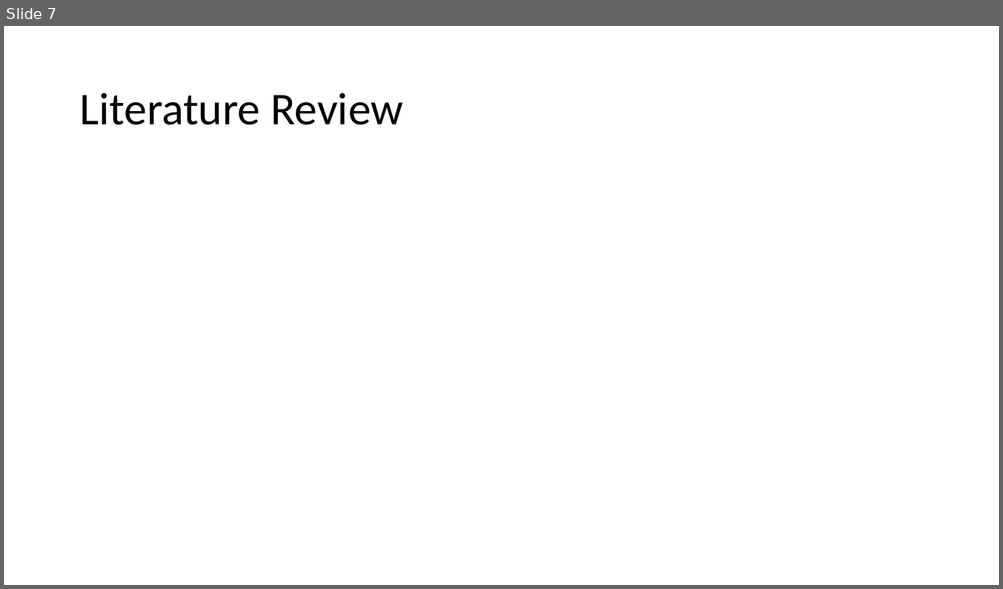
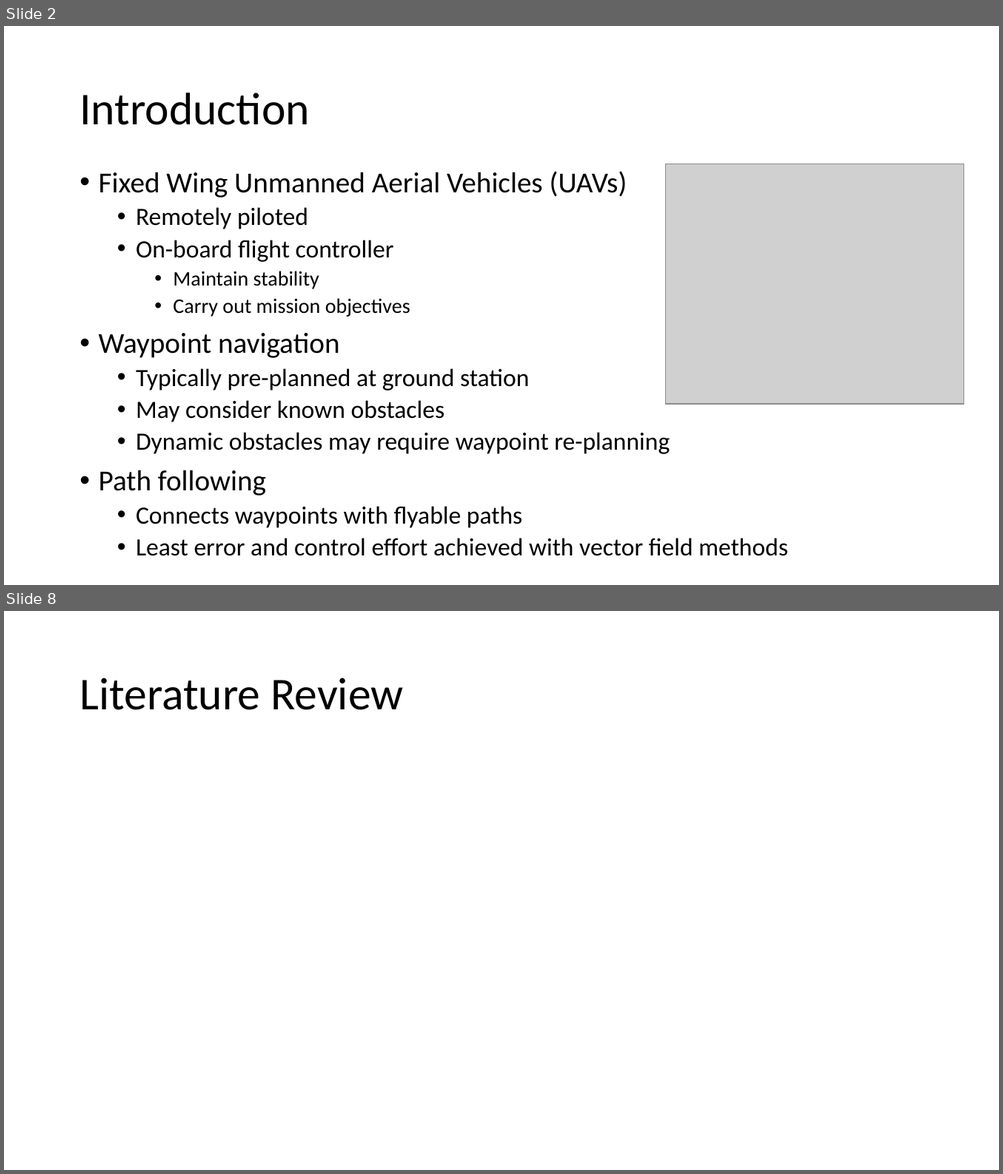
Before and after one commit to Flyingbobcats/thesisProposal2, a slide deck: Prop.pptx. Shown one above the other, each under a label of ours: slide 7 before the commit, slides 2 and 8 after it; the slides between them are not shown. The pictures are 1003x589 and 1003x1174 pixels, drawn with LibreOffice and Linux fonts; fonts in the diff are those of the drawing; grey boxes stand for pictures. Boxes give left, top, right and bottom in pixels: in the first picture for what was removed or moved away, otherwise in the second. Text is boxed around its words. In the diff, an @@ line names an element or a change of style, - is before the commit and + after.

```diff
--- a/Prop.pptx
+++ b/Prop.pptx
@@ slide 2 added at [4, 26, 999, 585], background #FFFFFF @@
@@ title added at [79, 93, 310, 125], 44 pt, text #000000 @@
+Introduction
@@ text added at [99, 171, 788, 557], 24 pt, text #000000 @@
+• Fixed Wing Unmanned Aerial Vehicles (UAVs)
+  • Remotely piloted
+  • On-board flight controller
+    • Maintain stability
+    • Carry out mission objectives
+• Waypoint navigation
+  • Typically pre-planned at ground station
+  • May consider known obstacles
+  • Dynamic obstacles may require waypoint re-planning
+• Path following
+  • Connects waypoints with flyable paths
+  • Least error and control effort achieved with vector field methods
@@ picture added at [665, 164, 964, 404] @@
@@ what was slide 7 is now slide 8 @@
```
Also in this commit, not shown: 4 slides changed, 4 other slides added, 6 slides removed, 7 other files.
